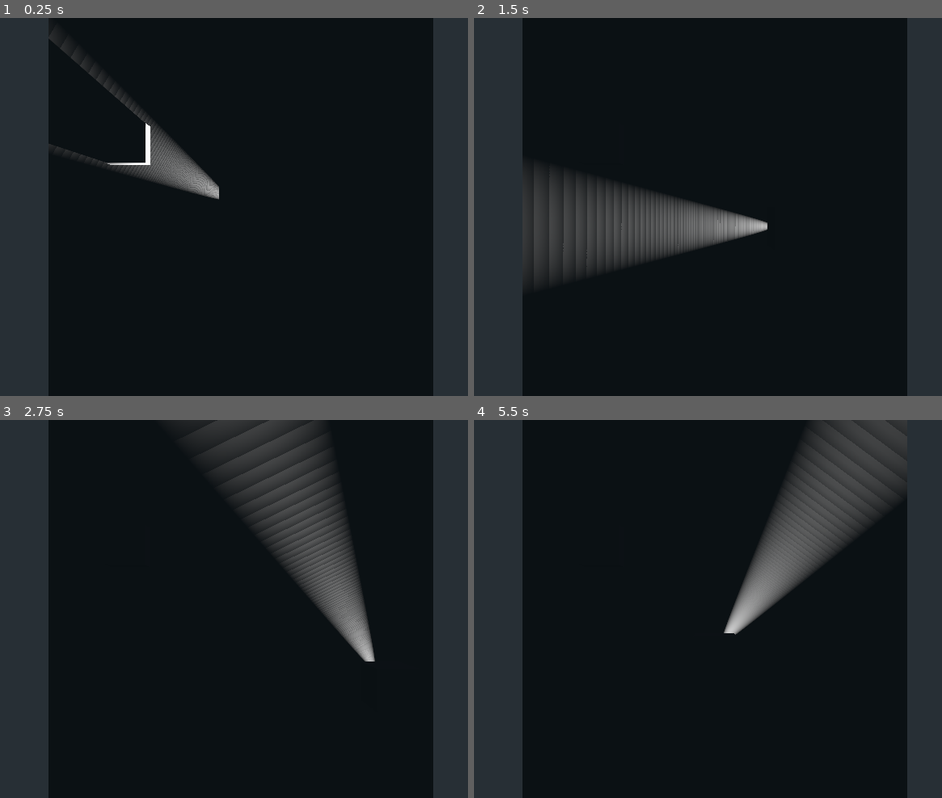
Above: before the commit, frames 1-4 (two rows, left to right).
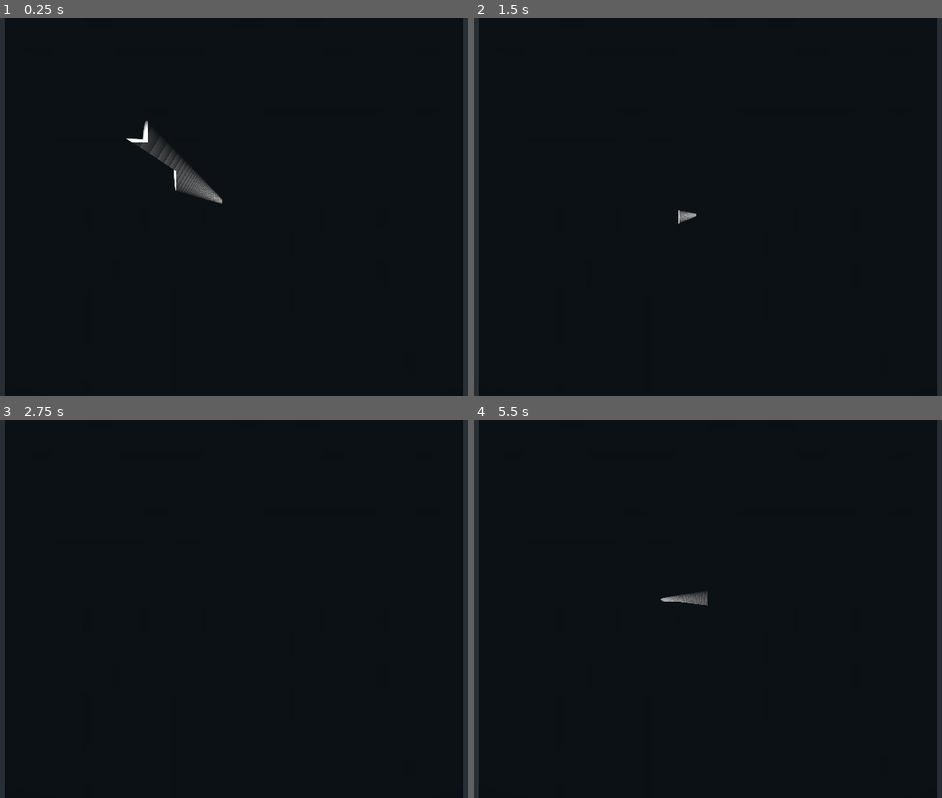
Above: after the commit, the same moments.

Repository: greygraphics/HPI-GameJam-2020.02
Game: Godot game, scene res://Scenes/TestLevel.tscn
The game is run twice, just before and just after one commit, with the same random seed, the same clock (stepped at 60 frames per second) and the same inputs.
Inputs (mouse positions are in pixels of both pictures, inside the frame that each line leads up to):
- Up to frame 1 (0.25 s): no input
- Up to frame 2 (1.5 s): tap Enter at 0.5 s; move the mouse to (857, 188) at 0.52 s; hold Right (ui_right) 0.53-1.28 s; move the mouse to (586, 225) at 1.27 s; hold Down (ui_down) from 1.28 s (still down)
- Up to frame 3 (2.75 s): move the mouse to (304, 525) at 2.02 s; release Down (ui_down) at 2.03 s; hold Right (ui_right) from 2.03 s (still down)
- Up to frame 4 (5.5 s): move the mouse to (684, 684) at 2.77 s; release Right (ui_right) at 2.78 s; hold Up (ui_up) 2.78-3.53 s; move the mouse to (909, 665) at 3.52 s; hold Left (ui_left) 3.53-5.03 s; move the mouse to (520, 552) at 4.27 s; move the mouse to (745, 609) at 5.02 s; hold Down (ui_down) from 5.03 s (still down)

The runs differ from the first frame. In frame 1, 18% of the frame differs, in the area x 1-99%, y 0-100%; in frame 2, 24%; in frame 3, 26%; in frame 4, 26%.

Commit message:
adjust World

Diff:
--- a/Scenes/TestLevel.tscn
+++ b/Scenes/TestLevel.tscn
@@ -1,14 +1,16 @@
-[gd_scene load_steps=5 format=2]
+[gd_scene load_steps=6 format=2]
 
 [ext_resource path="res://Scenes/Cube.tscn" type="PackedScene" id=1]
 [ext_resource path="res://Scenes/Player.tscn" type="PackedScene" id=2]
 [ext_resource path="res://Scenes/Torch.tscn" type="PackedScene" id=3]
 [ext_resource path="res://Scenes/Voxel.tscn" type="PackedScene" id=4]
+[ext_resource path="res://Scenes/World.tscn" type="PackedScene" id=5]
 
 [node name="TestLevel" type="Spatial"]
 
 [node name="Floor" parent="." instance=ExtResource( 1 )]
 transform = Transform( 10, 0, 0, 0, 0.1, 0, 0, 0, 10, 0, 0, 0 )
+visible = false
 
 [node name="Player" parent="." instance=ExtResource( 2 )]
 SPEED = 5.0
@@ -18,8 +20,12 @@
 CAMERA = NodePath("../../Camera")
 
 [node name="Camera" type="Camera" parent="."]
-transform = Transform( 1, 0, 0, 0, -1.62921e-07, 1, 0, -1, -1.62921e-07, 0, 26.109, 0 )
+transform = Transform( 1, 0, 0, 0, -1.62921e-07, 1, 0, -1, -1.62921e-07, 0, 70, 0 )
 fov = 41.4
 
 [node name="Voxel" parent="." instance=ExtResource( 4 )]
 transform = Transform( 1, 0, 0, 0, 1, 0, 0, 0, 1, -5.72325, 0.385121, -3.18444 )
+visible = false
+
+[node name="Welt" parent="." instance=ExtResource( 5 )]
+transform = Transform( 1, 0, 0, 0, 1, 0, 0, 0, 1, 0, -0.870114, 0 )
--- a/Scenes/Voxel.tscn
+++ b/Scenes/Voxel.tscn
@@ -1,16 +1,7 @@
-[gd_scene load_steps=3 format=2]
+[gd_scene load_steps=2 format=2]
 
-[sub_resource type="CubeMesh" id=1]
-
-[sub_resource type="BoxShape" id=2]
+[ext_resource path="res://Scenes/Cube.tscn" type="PackedScene" id=1]
 
 [node name="Spatial" type="Spatial"]
 
-[node name="MeshInstance" type="MeshInstance" parent="."]
-mesh = SubResource( 1 )
-material/0 = null
-
-[node name="Area" type="Area" parent="MeshInstance"]
-
-[node name="CollisionShape" type="CollisionShape" parent="MeshInstance/Area"]
-shape = SubResource( 2 )
+[node name="Cube" parent="." instance=ExtResource( 1 )]
--- a/Scenes/World.tscn
+++ b/Scenes/World.tscn
@@ -3,4 +3,5 @@
 [ext_resource path="res://Scripts/WorldBuilder.gd" type="Script" id=1]
 
 [node name="Welt" type="Spatial"]
+transform = Transform( 5, 0, 0, 0, 5, 0, 0, 0, 5, 0, 0, 0 )
 script = ExtResource( 1 )
--- a/Scripts/WorldBuilder.gd
+++ b/Scripts/WorldBuilder.gd
@@ -36,5 +36,5 @@
 			for z in depth:
 				if(array[x][y][z] > 0.1):
 					var voxel = scene.instance()
-					voxel.get_child(0).set_translation(Vector3(x-width/2,y,z-depth/2))
+					voxel.get_child(0).set_translation(Vector3(x*2-width,y*2,z*2-depth))
 					add_child(voxel)
--- a/project.godot
+++ b/project.godot
@@ -19,6 +19,41 @@
 run/main_scene="res://Scenes/TestLevel.tscn"
 config/icon="res://icon.png"
 
+[input]
+
+ui_accept={
+"deadzone": 0.49,
+"events": [  ]
+}
+ui_left={
+"deadzone": 0.5,
+"events": [ Object(InputEventKey,"resource_local_to_scene":false,"resource_name":"","device":0,"alt":false,"shift":false,"control":false,"meta":false,"command":false,"pressed":false,"scancode":16777231,"unicode":0,"echo":false,"script":null)
+, Object(InputEventJoypadButton,"resource_local_to_scene":false,"resource_name":"","device":0,"button_index":14,"pressure":0.0,"pressed":false,"script":null)
+, Object(InputEventKey,"resource_local_to_scene":false,"resource_name":"","device":0,"alt":false,"shift":false,"control":false,"meta":false,"command":false,"pressed":false,"scancode":65,"unicode":0,"echo":false,"script":null)
+ ]
+}
+ui_right={
+"deadzone": 0.5,
+"events": [ Object(InputEventKey,"resource_local_to_scene":false,"resource_name":"","device":0,"alt":false,"shift":false,"control":false,"meta":false,"command":false,"pressed":false,"scancode":16777233,"unicode":0,"echo":false,"script":null)
+, Object(InputEventJoypadButton,"resource_local_to_scene":false,"resource_name":"","device":0,"button_index":15,"pressure":0.0,"pressed":false,"script":null)
+, Object(InputEventKey,"resource_local_to_scene":false,"resource_name":"","device":0,"alt":false,"shift":false,"control":false,"meta":false,"command":false,"pressed":false,"scancode":68,"unicode":0,"echo":false,"script":null)
+ ]
+}
+ui_up={
+"deadzone": 0.5,
+"events": [ Object(InputEventKey,"resource_local_to_scene":false,"resource_name":"","device":0,"alt":false,"shift":false,"control":false,"meta":false,"command":false,"pressed":false,"scancode":16777232,"unicode":0,"echo":false,"script":null)
+, Object(InputEventJoypadButton,"resource_local_to_scene":false,"resource_name":"","device":0,"button_index":12,"pressure":0.0,"pressed":false,"script":null)
+, Object(InputEventKey,"resource_local_to_scene":false,"resource_name":"","device":0,"alt":false,"shift":false,"control":false,"meta":false,"command":false,"pressed":false,"scancode":87,"unicode":0,"echo":false,"script":null)
+ ]
+}
+ui_down={
+"deadzone": 0.5,
+"events": [ Object(InputEventKey,"resource_local_to_scene":false,"resource_name":"","device":0,"alt":false,"shift":false,"control":false,"meta":false,"command":false,"pressed":false,"scancode":16777234,"unicode":0,"echo":false,"script":null)
+, Object(InputEventJoypadButton,"resource_local_to_scene":false,"resource_name":"","device":0,"button_index":13,"pressure":0.0,"pressed":false,"script":null)
+, Object(InputEventKey,"resource_local_to_scene":false,"resource_name":"","device":0,"alt":false,"shift":false,"control":false,"meta":false,"command":false,"pressed":false,"scancode":83,"unicode":0,"echo":false,"script":null)
+ ]
+}
+
 [rendering]
 
 environment/default_environment="res://default_env.tres"
